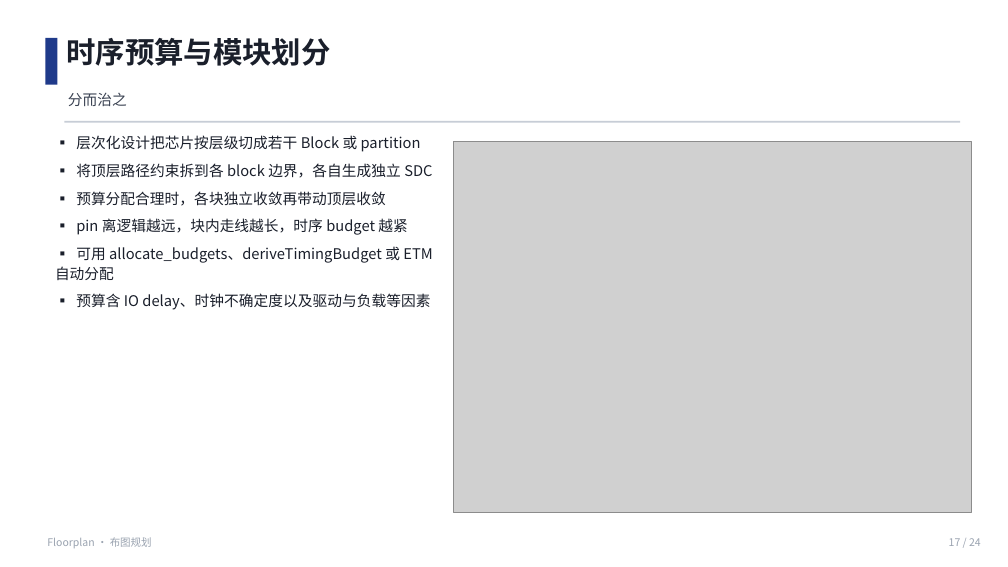
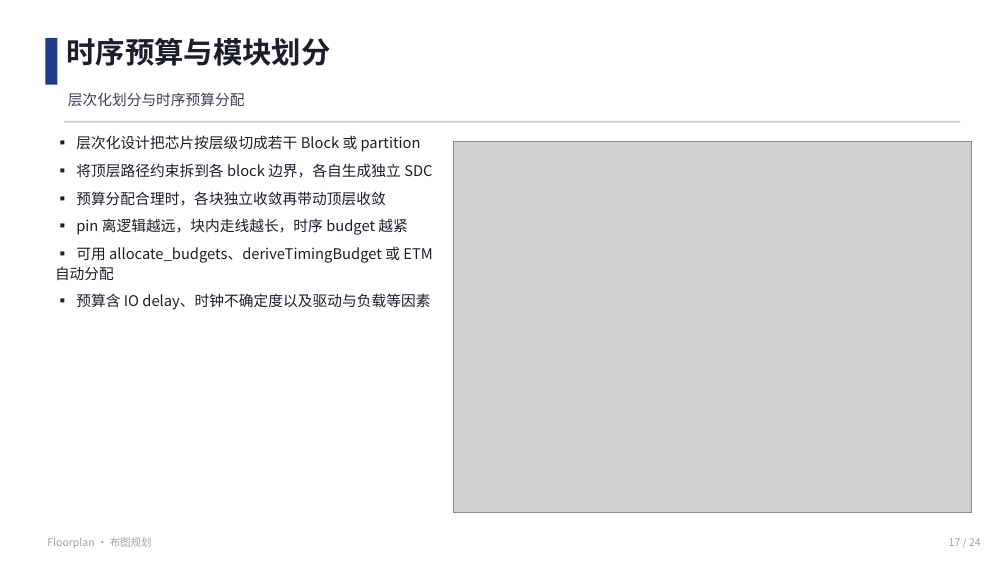
Before and after one commit to JinChengZ18/IC_Learning_Material, a slide deck: slide 17 of IC_Backend_Notes/slides/05_Floorplan.pptx. Drawn at 1008x567 pixels with LibreOffice and Linux fonts; fonts in the diff are those of the drawing; grey boxes stand for pictures. Boxes give left, top, right and bottom in pixels: in the first picture for what was removed or moved away, otherwise in the second. Text is boxed around its words. In the diff, an @@ line names an element or a change of style, - is before the commit and + after.

```diff
--- a/IC_Backend_Notes/slides/05_Floorplan.pptx
+++ b/IC_Backend_Notes/slides/05_Floorplan.pptx
@@ text at (68,92,245,106): text changed @@
-分而治之
+层次化划分与时序预算分配
```
Also in this commit, not shown: 15 other slides changed, 54 other files.
